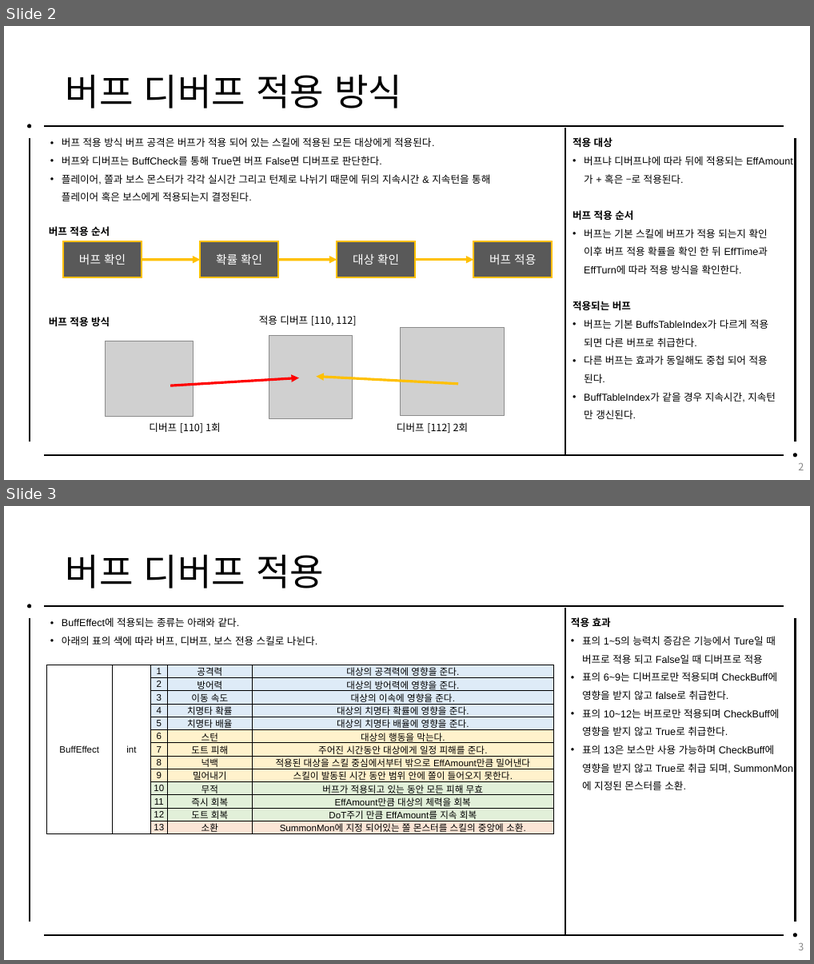
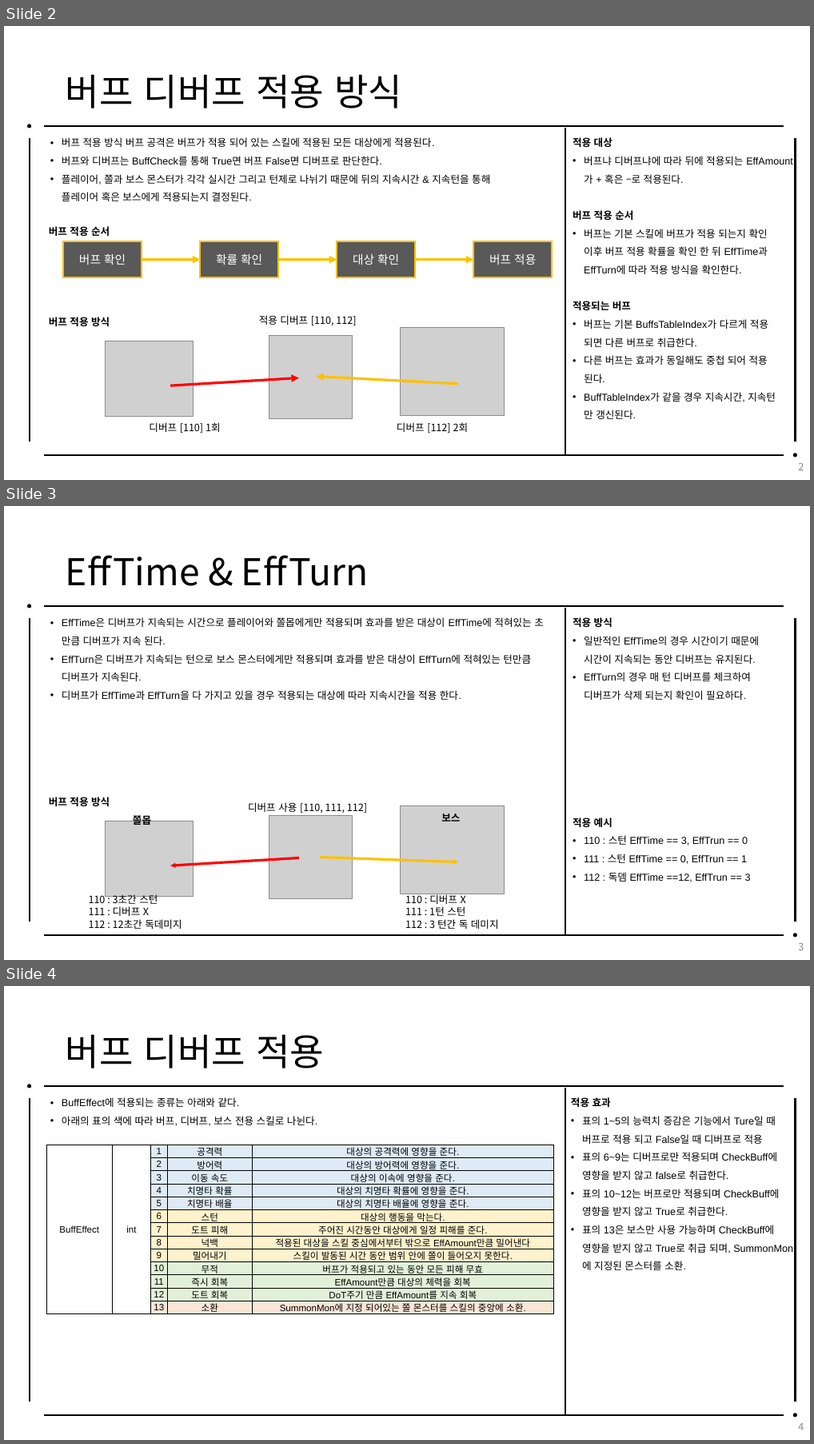
Before and after one commit to hamsoyeon/Yggdrasil, a slide deck: 기획자료/PYG_버프_김세윤.pptx. Shown one above the other, each under a label of ours: slides 2 and 3 before the commit, slides 2, 3 and 4 after it. The pictures are 814x964 and 814x1444 pixels, drawn with LibreOffice and Linux fonts; fonts in the diff are those of the drawing; grey boxes stand for pictures. Boxes give left, top, right and bottom in pixels: in the first picture for what was removed or moved away, otherwise in the second. Text is boxed around its words. In the diff, an @@ line names an element or a change of style, - is before the commit and + after.

Commit message:
작업 내용 문서 추가
Txt파일 푸시 안되어있었고.. 버프에 빠진 부분 보여서 추가 해뒀습니다.

```diff
--- a/기획자료/PYG_버프_김세윤.pptx
+++ b/기획자료/PYG_버프_김세윤.pptx
@@ slide 3 added at (4,506,810,960), background #FFFFFF @@
@@ title added at (66,555,369,586), 44 pt, text #000000 @@
+EffTime & EffTurn
@@ group added at (27,604,797,936): 4 lines, 2 ellipses @@
@@ text added at (62,617,544,700), 12 pt, text #000000 @@
+• EffTime은 디버프가 지속되는 시간으로 플레이어와 쫄몹에게만 적용되며 효과를 받은 대상이 EffTime에 적혀있는 초 만큼 디버프가 지속 된다.
+• EffTurn은 디버프가 지속되는 턴으로 보스 몬스터에게만 적용되며 효과를 받은 대상이 EffTurn에 적혀있는 턴만큼 디버프가 지속된다.
+• 디버프가 EffTime과 EffTurn을 다 가지고 있을 경우 적용되는 대상에 따라 지속시간을 적용 한다.
@@ line added from (566, 608) to (566, 935), #000000 1.5 pt @@
@@ text added at (573,636,759,882), 12 pt, text #000000 @@
+적용 방식
+• 일반적인 EffTime의 경우 시간이기 때문에
+  시간이 지속되는 동안 디버프는 유지된다.
+• EffTurn의 경우 매 턴 디버프를 체크하여
+  디버프가 삭제 되는지 확인이 필요하다.
+적용 예시
+• 110 : 스턴 EffTime == 3, EffTrun == 0
+• 111 : 스턴 EffTime == 0, EffTrun == 1
+• 112 : 독뎀 EffTime ==12, EffTrun == 3
@@ text added at (49,796,110,806), 12 pt, text #000000, bold @@
+버프 적용 방식
@@ text added at (133,813,151,824), 12 pt, text #000000, bold @@
+쫄몹
@@ text added at (248,802,367,812), 12 pt, text #000000 @@
+디버프 사용 [110, 111, 112]
@@ picture added at (270,816,353,899) @@
@@ picture added at (401,805,505,893) @@
@@ text added at (442,813,460,821), 12 pt, text #000000, bold @@
+보스
@@ picture added at (106,820,194,896) @@
@@ arrow added from (299, 857) to (170, 865), #FF0000 3 pt @@
@@ arrow added from (320, 857) to (458, 862), #FFC000 3 pt @@
@@ text added at (89,892,182,928), 12 pt, text #000000 @@
+110 : 3초간 스턴
+111 : 디버프 X
+112 : 12초간 독데미지
@@ text added at (406,892,499,928), 12 pt, text #000000 @@
+110 : 디버프 X
+111 : 1턴 스턴
+112 : 3 턴간 독 데미지
@@ page number added at (798,942,804,950), 12 pt, text #888888 @@
+3
@@ what was slide 3 is now slide 4 @@
@@ page number at (798,1423,804,1430): text changed @@
-3
+4
```
Also in this commit, not shown: 1 slide changed, 1 other file.
